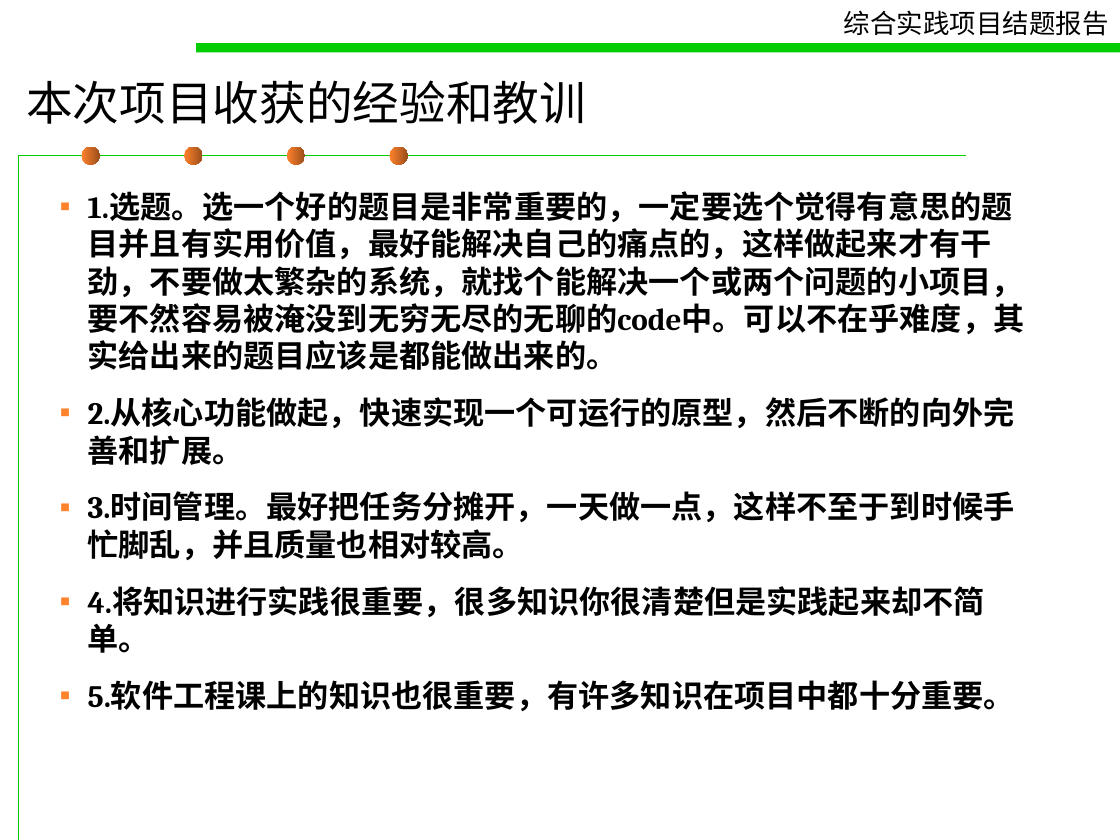
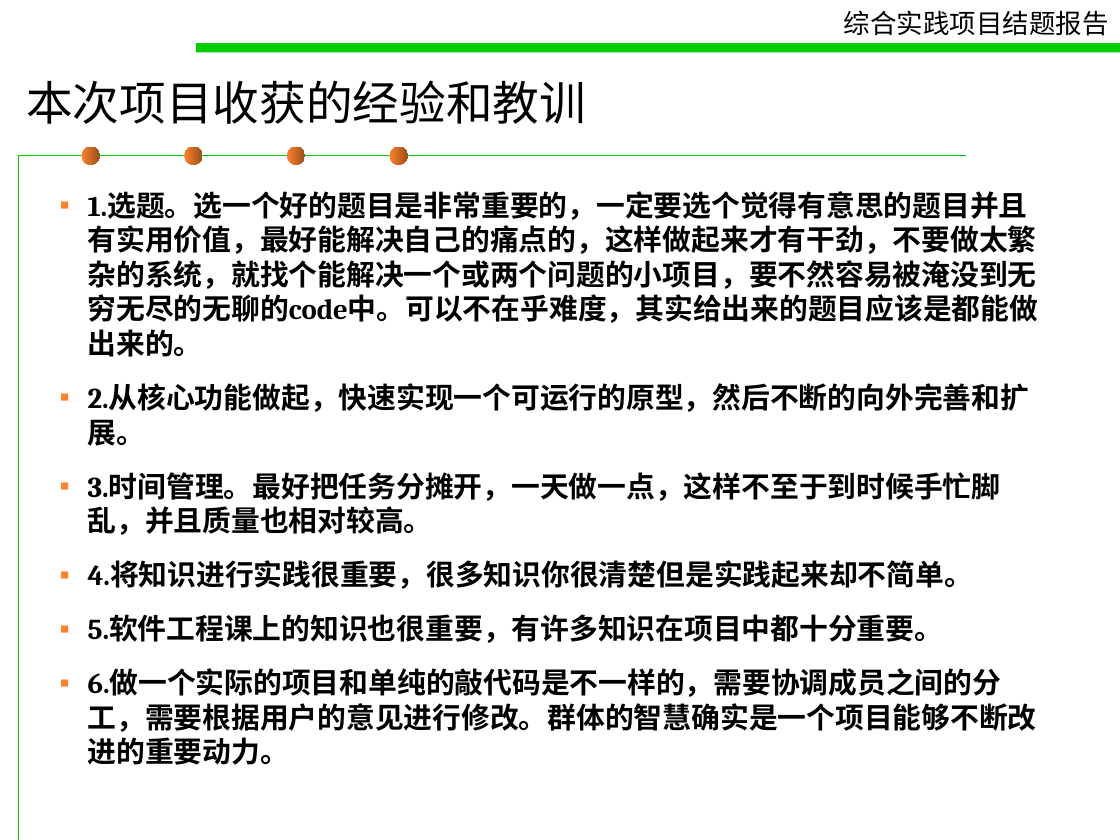
Before and after one commit to pokerG/Gmail-attachment-extension, a slide deck: slide 28 of doc/concludingreport.ppt (slide 27 before the commit). Drawn at 1120x840 pixels with LibreOffice and Linux fonts; fonts in the diff are those of the drawing. Boxes give left, top, right and bottom in pixels: in the first picture for what was removed or moved away, otherwise in the second. Text is boxed around its words. In the diff, an @@ line names an element or a change of style, - is before the commit and + after.

```diff
--- a/doc/concludingreport.ppt
+++ b/doc/concludingreport.ppt
@@ text at bbox=[88, 191, 1039, 643]: size 20 to 18.5 pt in "1.选题。选一个好的题目是非常重要的，一定要选个觉得有意思的题目并且有实用价值，最好能解决自己的痛点的，这样做起来才有干 ...", "2.从核心功能做起，快速实现一个可运行的原型，然后不断的向外完善和扩展。", "3.时间管理。最好把任务分摊开，一天做一点，这样不至于到时候手忙脚乱，并且质量也相对较高。", "4.将知识进行实践很重要，很多知识你很清楚但是实践起来却不简单。" and 1 more places @@
@@ text at bbox=[88, 668, 1037, 765]: paragraph added @@
+▪ 6.做一个实际的项目和单纯的敲代码是不一样的，需要协调成员之间的分工，需要根据用户的意见进行修改。群体的智慧确实是一个项目能够不断改进的重要动力。
```
Also in this commit, not shown: 5 other slides changed, 1 slide added.
